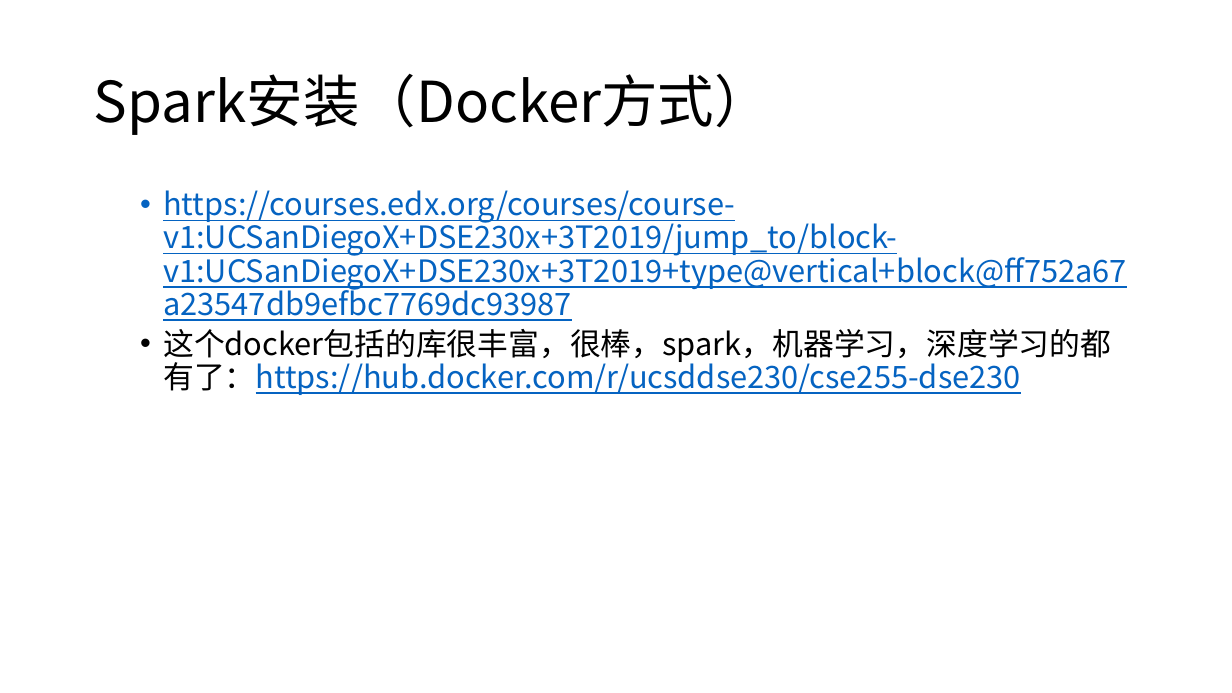
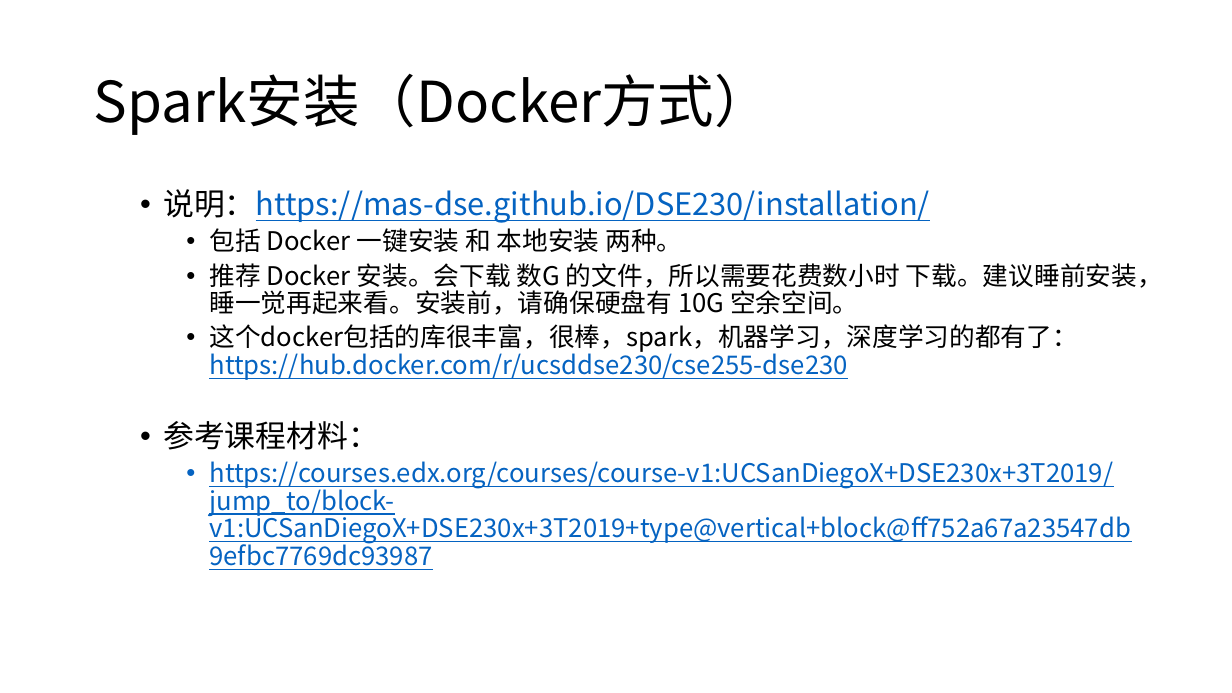
Before and after one commit to yishuai/spark, a slide deck: slide 2 of lab/ppt/1-env.pptx (slide 3 before the commit). Drawn at 1232x693 pixels with LibreOffice and Linux fonts; fonts in the diff are those of the drawing. Boxes give left, top, right and bottom in pixels: in the first picture for what was removed or moved away, otherwise in the second. Text is boxed around its words. In the diff, an @@ line names an element or a change of style, - is before the commit and + after.

```diff
--- a/lab/ppt/1-env.pptx
+++ b/lab/ppt/1-env.pptx
@@ text at (163,189,1163,450): paragraphs added @@
+  • 说明：https://mas-dse.github.io/DSE230/installation/
+    • 包括 Docker 一键安装 和 本地安装 两种。
+    • 推荐 Docker 安装。会下载 数G 的文件，所以需要花费数小时 下载。建议睡前安装，睡一觉再起来看。安装前，请确保硬盘有 10G 空余空间。
+    • 这个docker包括的库很丰富，很棒，spark，机器学习，深度学习的都有了：https://hub.docker.com/r/ucsddse230/cse255-dse230
+  • 参考课程材料：
@@ text at (163,329,1111,395): paragraph removed @@
-  • 这个docker包括的库很丰富，很棒，spark，机器学习，深度学习的都有了：https://hub.docker.com/r/ucsddse230/cse255-dse230
@@ text at (209,461,1131,544): size 24 to 20 pt in "https://courses.edx.org/courses/course-v1:UCSanDiegoX+DSE230 ..."; list level 2 to 3 in "https://courses.edx.org/courses/course-v1:UCSanDiegoX+DSE230 ..." @@
```
Also in this commit, not shown: 1 other slide changed, 1 slide added, 12 slides removed, 5 other files.
